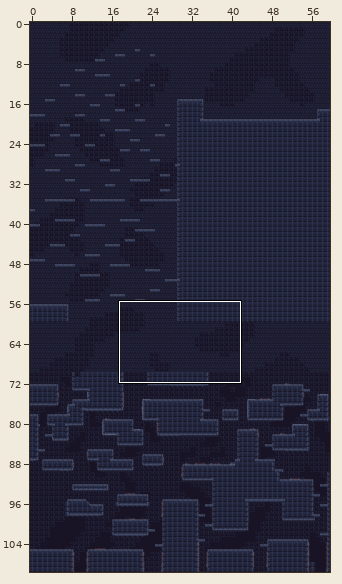
Two versions of a level (Tiled map, Output/Assets/Maps/Mapa_Dungen_dev.tmx). Above: a wide view before the commit, with the close-up outlined.
Close-up. Before:
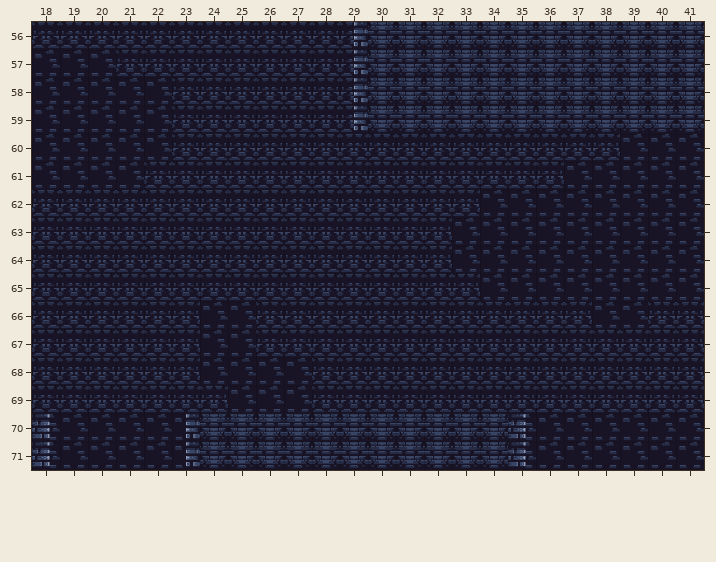
Cells are 32x32 px. Shown: x 18..41, y 56..71. The commit also changed other parts of the map, which this record leaves out.
Now the later version:
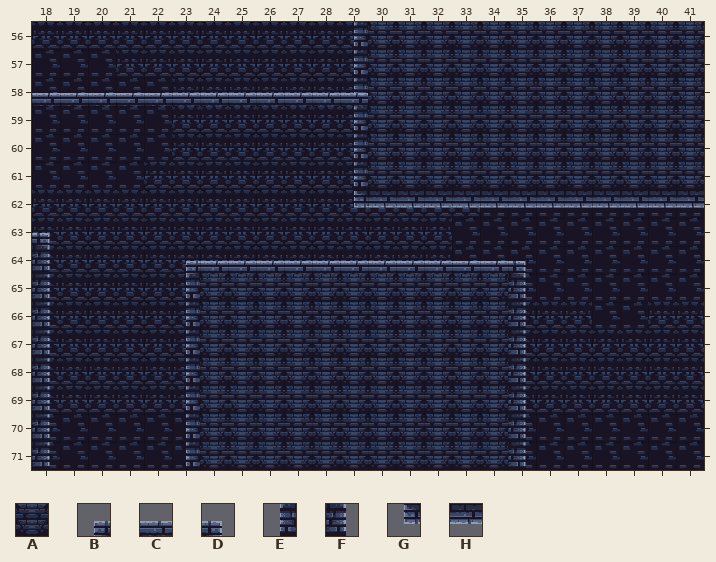
Key: from "Dungeon Tile Set": A 11; from "file de dungeon aseprite": B 0, C 1, D 2, E 8, F 10, G 16, H 17.
_ is an empty cell.
Change:
Layer "blocks":
y 60..61: x 29..41 _____________ -> EAAAAAAAAAAAA
y 62: x 29..41 _____________ -> GHHHHHHHHHHHH
y 63: x 18 _ -> D
y 64: x 18 _ -> F; x 23..35 _____________ -> BCCCCCCCCCCCD
y 65..69: x 18 _ -> F; x 23..35 _____________ -> EAAAAAAAAAAAF
Layer "Pinchos":
y 58: x 18..29 ____________ -> CCCCCCCCCCCC
Where, in picture pixels (left, top, right, bottom), the same in both close-ups:
added: (32, 93, 368, 106)
added: (354, 134, 704, 208)
added: (32, 233, 50, 412)
added: (186, 261, 526, 412)
